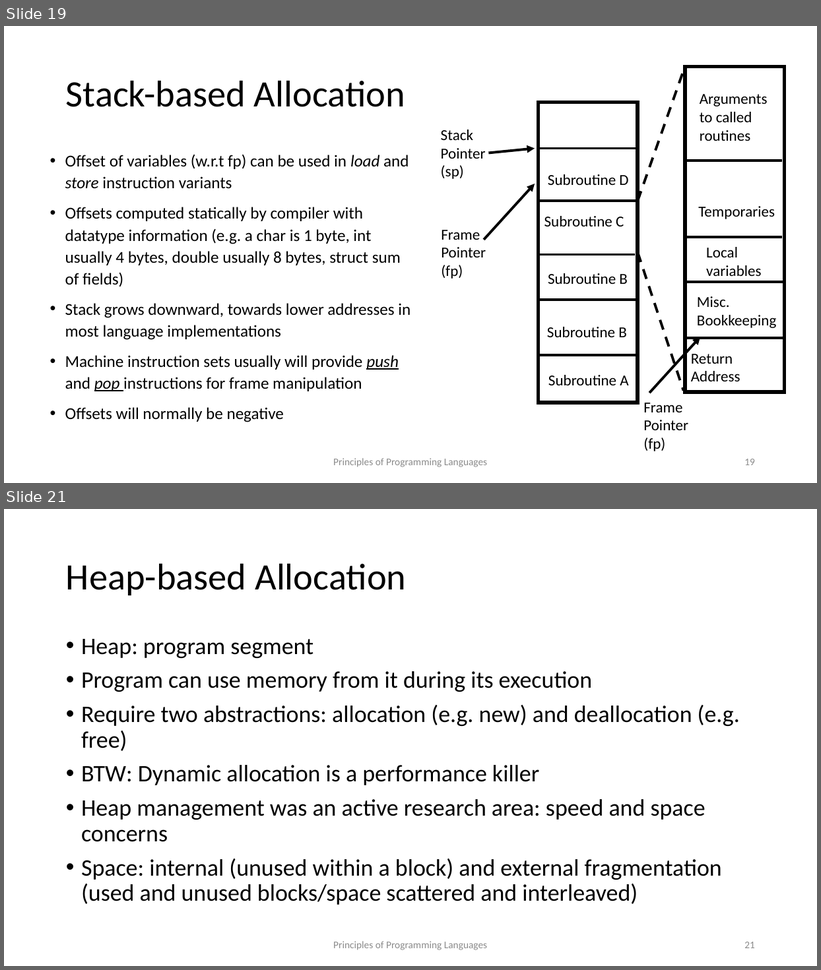
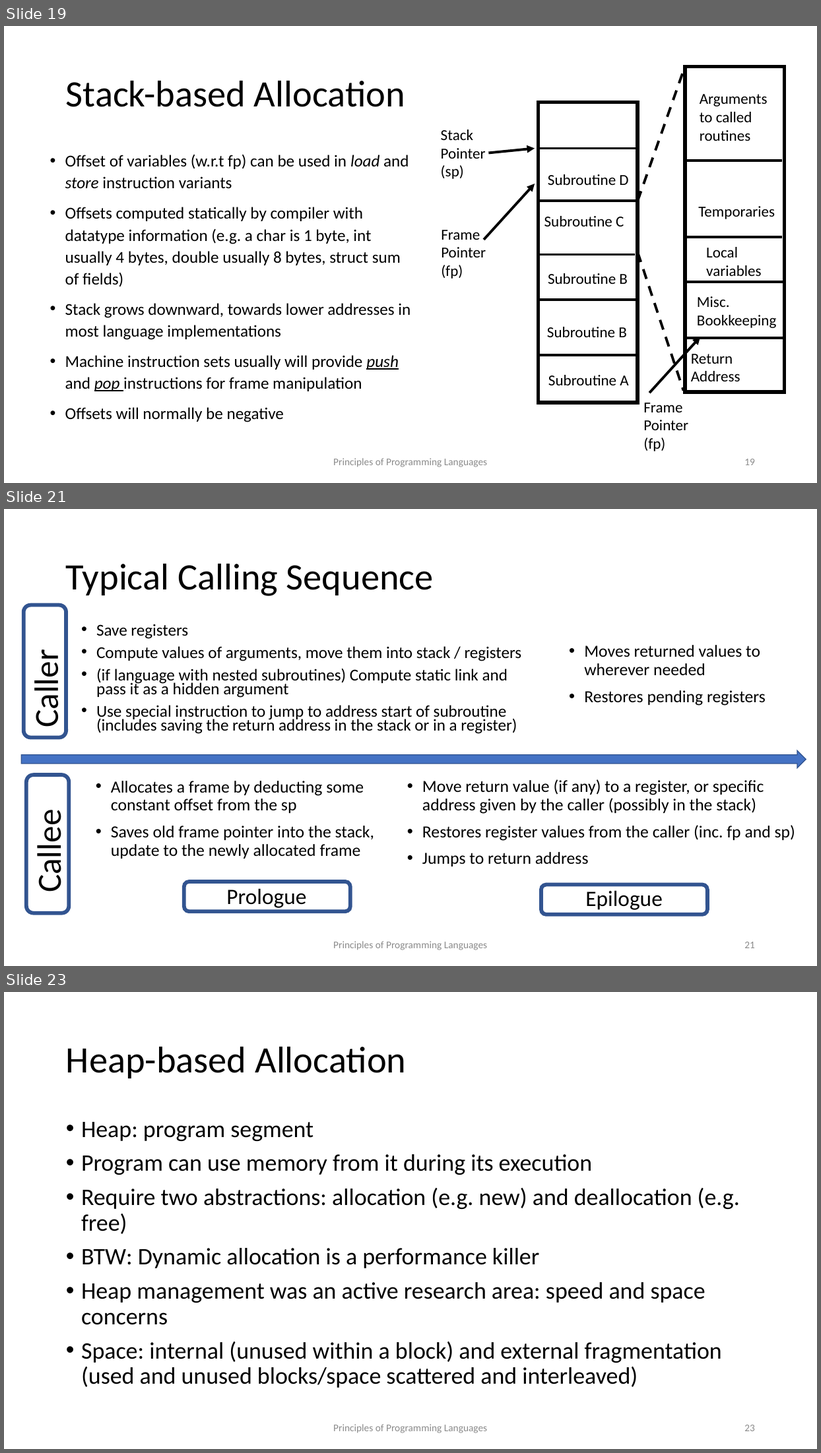
Before and after one commit to kongm/pl-design, a slide deck: environment.pptx. Shown one above the other, each under a label of ours: slides 19 and 21 before the commit, slides 19, 21 and 23 after it; the slides between them are not shown. The pictures are 821x970 and 821x1453 pixels, drawn with LibreOffice and Linux fonts; fonts in the diff are those of the drawing. Boxes give left, top, right and bottom in pixels: in the first picture for what was removed or moved away, otherwise in the second. Text is boxed around its words. In the diff, an @@ line names an element or a change of style, - is before the commit and + after.

```diff
--- a/environment.pptx
+++ b/environment.pptx
@@ slide 21 added at bbox=[4, 509, 817, 966], background #FFFFFF @@
@@ title added at bbox=[66, 563, 434, 596], 44 pt, text #000000 @@
+Typical Calling Sequence
@@ rounded rectangle added at bbox=[23, 605, 66, 737], outline #325491 4.5 pt @@
@@ text added at bbox=[96, 624, 522, 734], 19.6 pt, text #000000 @@
+• Save registers
+• Compute values of arguments, move them into stack / registers
+• (if language with nested subroutines) Compute static link and pass it as a hidden argument
+• Use special instruction to jump to address start of subroutine (includes saving the return address in the stack or in a register)
@@ text added at bbox=[584, 645, 766, 706], 20 pt, text #000000 @@
+• Moves returned values to wherever needed
+• Restores pending registers
@@ text added at bbox=[26, 657, 67, 726], 40 pt, text #000000 @@
+Caller
@@ right arrow added at bbox=[21, 751, 806, 768], fill #4472C4, outline #325491 1 pt @@
@@ rounded rectangle added at bbox=[26, 775, 69, 914], outline #325491 4.5 pt @@
@@ text added at bbox=[111, 781, 374, 859], 20 pt, text #000000 @@
+• Allocates a frame by deducting some constant offset from the sp
+• Saves old frame pointer into the stack, update to the newly allocated frame
@@ text added at bbox=[422, 780, 795, 867], 20 pt, text #000000 @@
+• Move return value (if any) to a register, or specific address given by the caller (possibly in the stack)
+• Restores register values from the caller (inc. fp and sp)
+• Jumps to return address
@@ text added at bbox=[28, 817, 70, 890], 40 pt, text #000000 @@
+Callee
@@ rounded rectangle added at bbox=[184, 883, 350, 912], outline #325491 4.5 pt @@
@@ rounded rectangle added at bbox=[541, 885, 708, 915], outline #325491 4.5 pt @@
@@ text added at bbox=[226, 889, 306, 908], 26 pt, text #000000 @@
+Prologue
@@ text added at bbox=[585, 891, 663, 910], 26 pt, text #000000 @@
+Epilogue
@@ text added at bbox=[333, 941, 487, 951], 12 pt, text #8C8C8C @@
+Principles of Programming Languages
@@ page number added at bbox=[745, 942, 755, 949], 12 pt, text #8C8C8C @@
+21
@@ what was slide 21 is now slide 23 @@
@@ page number at bbox=[745, 1425, 755, 1432]: text changed @@
-21
+23
```
Also in this commit, not shown: 2 slides changed, 6 other slides added.
